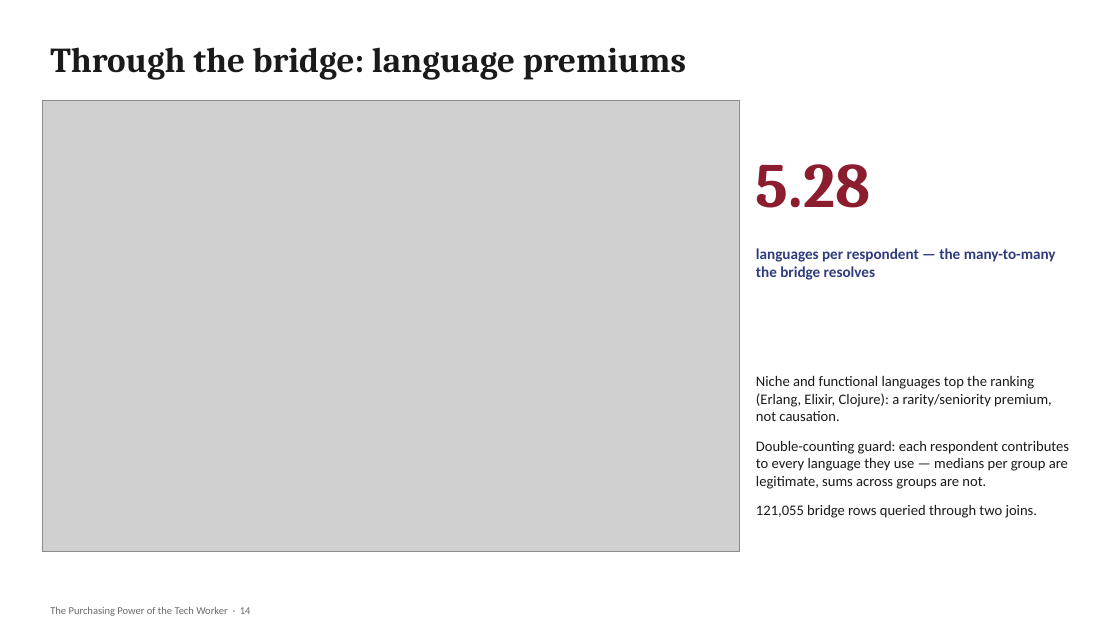
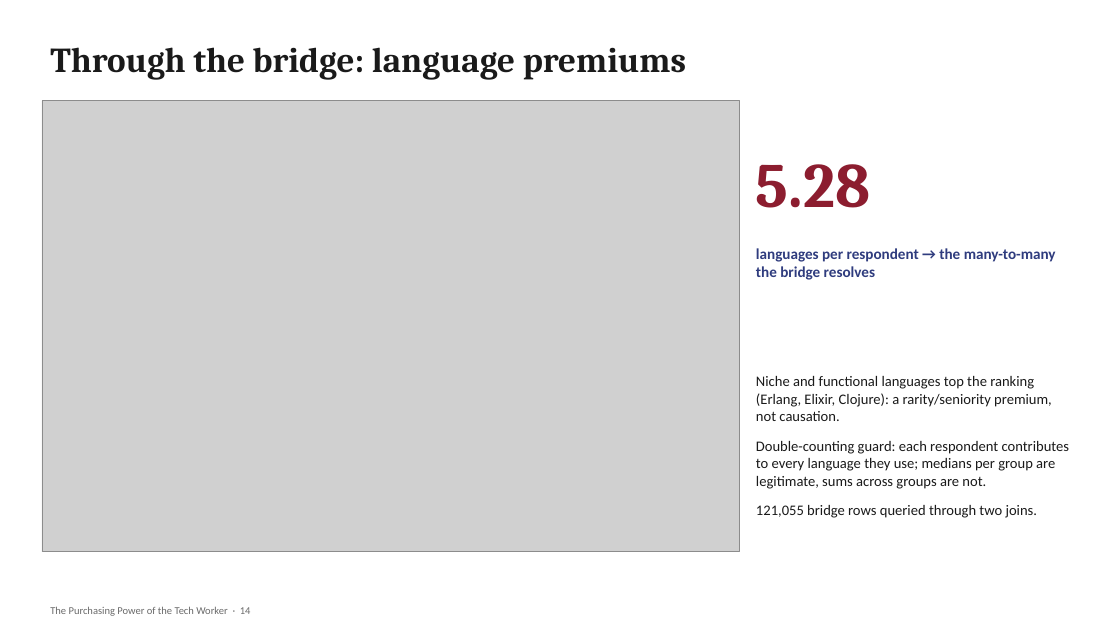
Before and after one commit to emasmisi/tech-worker-purchasing-power-dw, a slide deck: slide 14 of presentation/TechWorker_DW_Presentation.pptx. Drawn at 1120x630 pixels with LibreOffice and Linux fonts; fonts in the diff are those of the drawing; grey boxes stand for pictures. Boxes give left, top, right and bottom in pixels: in the first picture for what was removed or moved away, otherwise in the second. Text is boxed around its words. In the diff, an @@ line names an element or a change of style, - is before the commit and + after.

```diff
--- a/presentation/TechWorker_DW_Presentation.pptx
+++ b/presentation/TechWorker_DW_Presentation.pptx
@@ text at bbox=[756, 248, 1056, 280]: text changed @@
-languages per respondent — the many-to-many the bridge resolves
+languages per respondent → the many-to-many the bridge resolves
@@ text at bbox=[756, 441, 1069, 489]: text changed @@
-Double-counting guard: each respondent contributes to every language they use — medians per group are legitimate, sums across groups are not.
+Double-counting guard: each respondent contributes to every language they use; medians per group are legitimate, sums across groups are not.
```
Also in this commit, not shown: 15 other slides changed, 4 other files.
